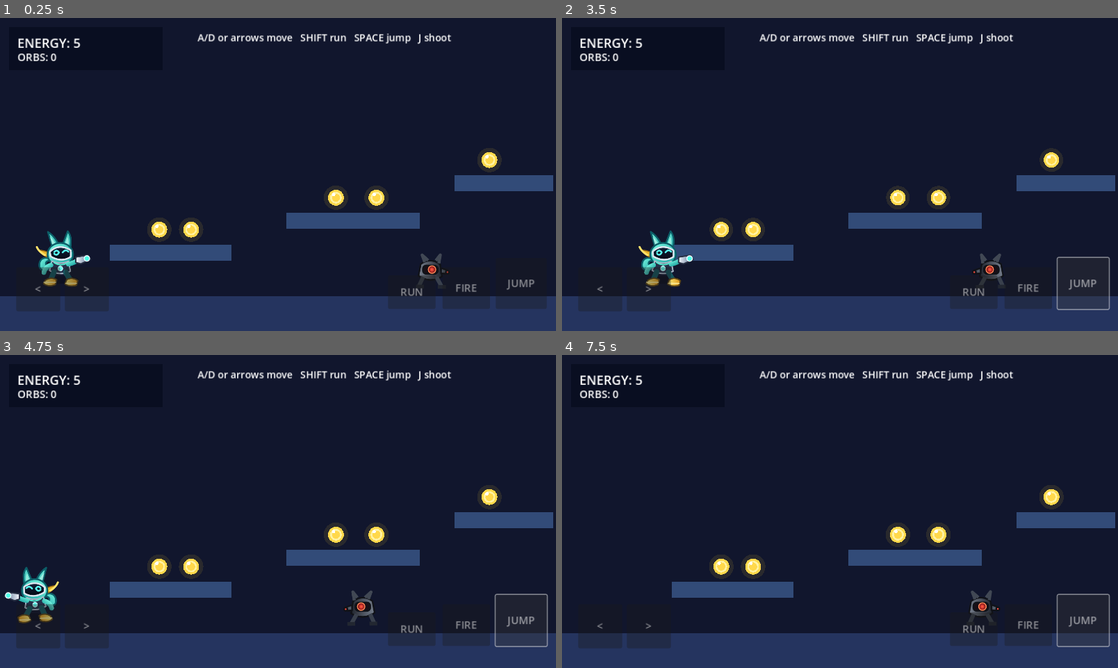
Above: before the commit, frames 1-4 (two rows, left to right).
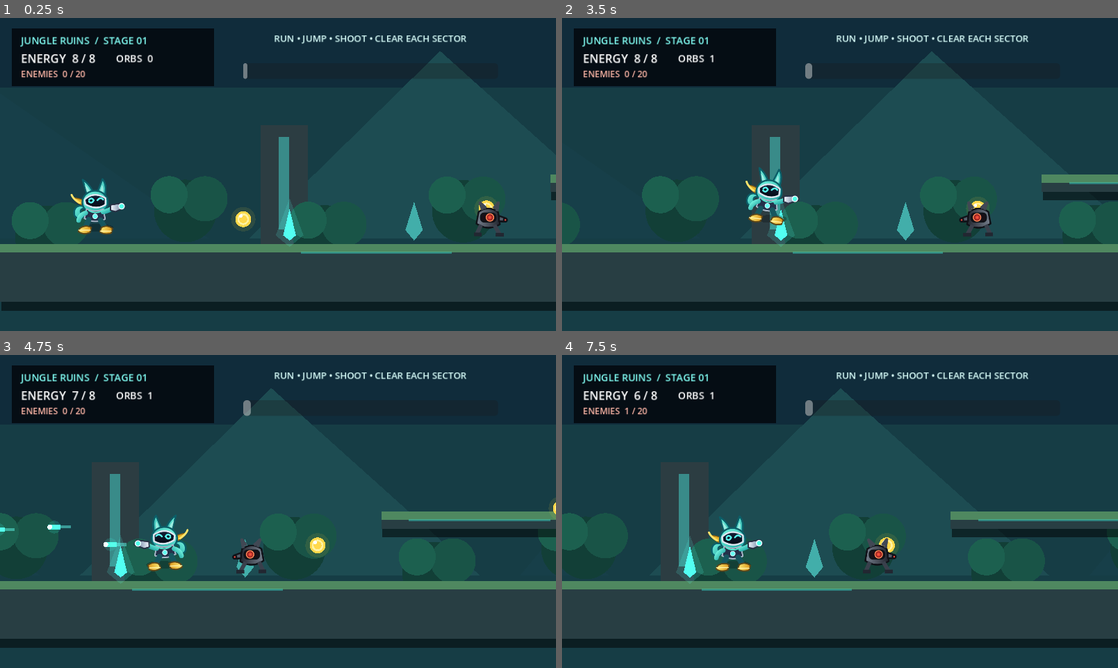
Above: after the commit, the same moments.

Repository: ilia55555/game-2D
Game: Godot game, scene res://scenes/main.tscn
The game is run twice, just before and just after one commit, with the same random seed, the same clock (stepped at 60 frames per second) and the same inputs.
Inputs (mouse positions are in pixels of both pictures, inside the frame that each line leads up to):
- Up to frame 1 (0.25 s): no input
- Up to frame 2 (3.5 s): click (973, 293) at 0.5 s, where only the run before the commit has a clickable "RUN"; click (1029, 287) at 1.25 s, where only the run before the commit has a clickable "FIRE"; click (1084, 284) at 2 s, where only the run before the commit has a clickable "JUMP"; hold D from 2.78 s (still down); hold Shift from 2.78 s (still down); tap Space at 3.02 s
- Up to frame 3 (4.75 s): release Shift at 3.53 s; tap J at 3.6 s; tap Space at 3.77 s; release D at 4.28 s; hold A from 4.28 s (still down); hold K from 4.28 s (still down)
- Up to frame 4 (7.5 s): release A at 5.03 s; release K at 5.03 s; hold D 5.03-6.53 s; tap Shift at 5.1 s; tap Space at 5.27, 6.02, 6.77 s; hold J 5.78-6.53 s; hold A 6.53-7.28 s; tap K at 6.6 s; hold D from 7.28 s (still down); hold Shift from 7.28 s (still down)

The runs differ from the first frame. In frame 1, 82% of the frame differs, in the area x 0-100%, y 2-100%; in frame 2, 81%; in frame 3, 81%; in frame 4, 81%.
Error before the commit: Invalid assignment of property or key 'text' with value of type 'String' on a base object of type 'Nil'. (res://scripts/main.gd:161)
Error after the commit: Parse Error: Cannot infer the type of "dx" variable because the value doesn't have a set type. (res://scripts/boss.gd:77)

Commit message:
ساخت کامل مرحله اول با ۲۰ دشمن و باس VARKON

Diff:
--- a/scripts/main.gd
+++ b/scripts/main.gd
@@ -1,54 +1,131 @@
 extends Node2D
 
-var player: Player
+const WORLD_WIDTH := 27600.0
+const FLOOR_Y := 680.0
+
+const PlayerScript = preload("res://scripts/player.gd")
+const EnemyScript = preload("res://scripts/enemy.gd")
+const BulletScript = preload("res://scripts/bullet.gd")
+const CoinScript = preload("res://scripts/coin.gd")
+const EnemyBulletScript = preload("res://scripts/enemy_bullet.gd")
+const BossScript = preload("res://scripts/boss.gd")
+const CheckpointScript = preload("res://scripts/checkpoint.gd")
+const HazardScript = preload("res://scripts/hazard.gd")
+const EnvironmentScript = preload("res://scripts/environment.gd")
+
+var player
+var boss
 var hud_health: Label
 var hud_coins: Label
+var hud_enemies: Label
 var info_label: Label
+var stage_progress: ProgressBar
+var boss_panel: ColorRect
+var boss_health_bar: ProgressBar
+var boss_health_label: Label
+var touch_buttons: Array[Button] = []
+
+var gates := {}
+var section_remaining := {0: 4, 1: 4, 2: 4, 3: 4, 4: 4}
+var total_small_enemies := 20
+var defeated_small_enemies := 0
+var boss_started := false
+var stage_complete := false
 
 func _ready() -> void:
-	RenderingServer.set_default_clear_color(Color("11162d"))
-	build_level()
+	RenderingServer.set_default_clear_color(Color("071722"))
+	build_environment()
+	build_stage_geometry()
+	build_decorations()
+	build_collectibles()
+	build_hazards_and_movement_tools()
+	build_gates_and_checkpoints()
+	build_enemies()
+	build_boss()
 	build_player()
 	build_camera()
 	build_hud()
-
-func build_level() -> void:
-	add_platform(Vector2(480, 510), Vector2(1100, 60), Color("25345f"))
-	add_platform(Vector2(295, 405), Vector2(210, 28), Color("324b78"))
-	add_platform(Vector2(610, 350), Vector2(230, 28), Color("324b78"))
-	add_platform(Vector2(870, 285), Vector2(170, 28), Color("324b78"))
-	add_platform(Vector2(1120, 420), Vector2(220, 28), Color("324b78"))
-	add_platform(Vector2(1430, 340), Vector2(250, 28), Color("324b78"))
-	add_platform(Vector2(1740, 450), Vector2(300, 60), Color("25345f"))
-
-	for p in [Vector2(275,365), Vector2(330,365), Vector2(580,310), Vector2(650,310), Vector2(845,245), Vector2(1130,380), Vector2(1400,300), Vector2(1470,300), Vector2(1760,410)]:
-		var coin := CoinPickup.new()
-		coin.position = p
-		add_child(coin)
-
-	for p in [Vector2(720,470), Vector2(1190,380), Vector2(1500,300)]:
-		var enemy := PatrolEnemy.new()
-		enemy.position = p
-		add_child(enemy)
-
-	var finish := Area2D.new()
-	finish.position = Vector2(1860, 390)
-	var finish_shape := CollisionShape2D.new()
-	var finish_rect := RectangleShape2D.new()
-	finish_rect.size = Vector2(48, 100)
-	finish_shape.shape = finish_rect
-	finish.add_child(finish_shape)
-	finish.collision_layer = 0
-	finish.collision_mask = 1
-	finish.body_entered.connect(_on_finish_body_entered)
-	add_child(finish)
-
-	var flag := Polygon2D.new()
-	flag.polygon = PackedVector2Array([Vector2(0,40), Vector2(5,40), Vector2(5,-50), Vector2(40,-35), Vector2(5,-20)])
-	flag.color = Color("ff5c8a")
-	finish.add_child(flag)
-
-func add_platform(center: Vector2, size: Vector2, color: Color) -> void:
+	build_boss_trigger()
+
+func _process(_delta: float) -> void:
+	if player != null and stage_progress != null:
+		stage_progress.value = clampf(player.global_position.x / WORLD_WIDTH * 100.0, 0.0, 100.0)
+
+func build_environment() -> void:
+	var backdrop = EnvironmentScript.new()
+	backdrop.setup(WORLD_WIDTH)
+	add_child(backdrop)
+
+func build_stage_geometry() -> void:
+	# بخش ۱: معرفی جنگل و حرکت پایه
+	add_floor(0, 1300)
+	add_floor(1360, 1900)
+	add_floor(1980, 2700)
+	add_floor(2790, 3600)
+	add_floor(3690, 4550)
+	add_floor(4630, 5240)
+	add_platform(Vector2(1120, 525), Vector2(340, 30))
+	add_platform(Vector2(2400, 500), Vector2(380, 30))
+	add_platform(Vector2(3440, 440), Vector2(340, 30))
+	add_platform(Vector2(4470, 520), Vector2(340, 30))
+
+	# بخش ۲: مسیر سرعت
+	add_floor(5260, 6150)
+	add_floor(6240, 7200)
+	add_floor(7320, 8200)
+	add_floor(8350, 9300)
+	add_floor(9430, 10520)
+	add_platform(Vector2(6660, 505), Vector2(420, 28))
+	add_platform(Vector2(7800, 455), Vector2(420, 28))
+	add_platform(Vector2(8970, 520), Vector2(450, 28))
+	add_platform(Vector2(10040, 470), Vector2(340, 28))
+
+	# بخش ۳: خرابه‌های عمودی
+	add_floor(10540, 11340)
+	add_floor(15180, 15840)
+	add_platform(Vector2(11520, 580), Vector2(390, 32))
+	add_platform(Vector2(12020, 500), Vector2(340, 32))
+	add_platform(Vector2(12510, 420), Vector2(340, 32))
+	add_platform(Vector2(13010, 335), Vector2(350, 32))
+	add_platform(Vector2(13520, 250), Vector2(360, 32))
+	add_platform(Vector2(14060, 335), Vector2(380, 32))
+	add_platform(Vector2(14540, 445), Vector2(360, 32))
+	add_platform(Vector2(14960, 560), Vector2(360, 32))
+
+	# بخش ۴: گانتلت جنگی
+	add_floor(15860, 16980, true)
+	add_floor(17060, 18100, true)
+	add_floor(18210, 19300, true)
+	add_floor(19400, 20440, true)
+	add_floor(20520, 21040, true)
+	add_platform(Vector2(16450, 500), Vector2(380, 30), true)
+	add_platform(Vector2(17540, 430), Vector2(440, 30), true)
+	add_platform(Vector2(18740, 520), Vector2(420, 30), true)
+	add_platform(Vector2(19900, 420), Vector2(420, 30), true)
+
+	# بخش ۵: نزدیک شدن به منطقه‌ی فاسد
+	add_floor(21060, 21900, true)
+	add_floor(22020, 22900, true)
+	add_floor(23030, 23730, true)
+	add_floor(23830, 24500, true)
+	add_platform(Vector2(21540, 485), Vector2(390, 30), true)
+	add_platform(Vector2(22510, 410), Vector2(420, 30), true)
+	add_platform(Vector2(23440, 485), Vector2(360, 30), true)
+	add_platform(Vector2(24120, 400), Vector2(300, 30), true)
+
+	# آرنای VARKON
+	add_floor(24520, 27600, true)
+	add_platform(Vector2(25300, 480), Vector2(320, 28), true)
+	add_platform(Vector2(26820, 470), Vector2(340, 28), true)
+
+func add_floor(start_x: float, end_x: float, corrupted: bool = false) -> void:
+	add_platform(
+		Vector2((start_x + end_x) * 0.5, FLOOR_Y),
+		Vector2(end_x - start_x, 100),
+		corrupted
+	)
+
+func add_platform(center: Vector2, size: Vector2, corrupted: bool = false) -> void:
 	var body := StaticBody2D.new()
 	body.position = center
 	body.collision_layer = 2
@@ -60,18 +137,330 @@
 	shape_node.shape = shape
 	body.add_child(shape_node)
 
+	var shadow := Polygon2D.new()
+	shadow.polygon = rectangle_points(size + Vector2(10, 12))
+	shadow.position = Vector2(7, 9)
+	shadow.color = Color(0.01, 0.02, 0.025, 0.55)
+	body.add_child(shadow)
+
+	var base := Polygon2D.new()
+	base.polygon = rectangle_points(size)
+	base.color = Color("302b31") if corrupted else Color("283e43")
+	body.add_child(base)
+
+	var top := Polygon2D.new()
+	top.polygon = rectangle_points(Vector2(size.x, mini(14.0, size.y)))
+	top.position = Vector2(0, -size.y * 0.5 + mini(7.0, size.y * 0.5))
+	top.color = Color("b24b35") if corrupted else Color("4f8860")
+	body.add_child(top)
+
+	var glow := Polygon2D.new()
+	glow.polygon = rectangle_points(Vector2(minf(size.x * 0.72, 260.0), 4))
+	glow.position = Vector2(0, -size.y * 0.5 + 15)
+	glow.color = Color(1.0, 0.24, 0.16, 0.42) if corrupted else Color(0.24, 1.0, 0.92, 0.35)
+	body.add_child(glow)
+
+	add_child(body)
+
+func rectangle_points(size: Vector2) -> PackedVector2Array:
+	return PackedVector2Array([
+		Vector2(-size.x * 0.5, -size.y * 0.5),
+		Vector2(size.x * 0.5, -size.y * 0.5),
+		Vector2(size.x * 0.5, size.y * 0.5),
+		Vector2(-size.x * 0.5, size.y * 0.5)
+	])
+
+func build_decorations() -> void:
+	for x in range(500, 18500, 1150):
+		add_crystal(Vector2(float(x), 615), Color("52fff1"))
+	for x in range(18800, 27400, 850):
+		add_crystal(Vector2(float(x), 615), Color("ff563e"))
+
+	add_ruin_pillar(Vector2(3250, 600), 230, false)
+	add_ruin_pillar(Vector2(8450, 600), 260, false)
+	add_ruin_pillar(Vector2(12950, 610), 390, false)
+	add_ruin_pillar(Vector2(14300, 610), 300, false)
+	add_ruin_pillar(Vector2(17850, 600), 270, true)
+	add_ruin_pillar(Vector2(21900, 600), 330, true)
+	add_ruin_pillar(Vector2(25800, 600), 420, true)
+	add_ruin_pillar(Vector2(27200, 600), 460, true)
+
+func add_crystal(pos: Vector2, color: Color) -> void:
+	var node := Node2D.new()
+	node.position = pos
+	var outer := Polygon2D.new()
+	outer.polygon = PackedVector2Array([
+		Vector2(-24, 0), Vector2(0, -64), Vector2(24, 0), Vector2(0, 20)
+	])
+	outer.color = Color(color, 0.16)
+	node.add_child(outer)
+	var core := Polygon2D.new()
+	core.polygon = PackedVector2Array([
+		Vector2(-11, 0), Vector2(0, -46), Vector2(11, 0), Vector2(0, 9)
+	])
+	core.color = color
+	node.add_child(core)
+	add_child(node)
+
+func add_ruin_pillar(pos: Vector2, height: float, corrupted: bool) -> void:
+	var node := Node2D.new()
+	node.position = pos
+	node.z_index = -2
+	var body := Polygon2D.new()
+	body.polygon = rectangle_points(Vector2(90, height))
+	body.position = Vector2(0, -height * 0.5)
+	body.color = Color("352e31") if corrupted else Color("344b4d")
+	node.add_child(body)
+	var rune := Polygon2D.new()
+	rune.polygon = rectangle_points(Vector2(12, height * 0.62))
+	rune.position = Vector2(0, -height * 0.5)
+	rune.color = Color(1.0, 0.22, 0.15, 0.55) if corrupted else Color(0.28, 1.0, 0.92, 0.52)
+	node.add_child(rune)
+	add_child(node)
+
+func build_collectibles() -> void:
+	# خط اصلی آیتم‌ها
+	for x in range(420, 10500, 420):
+		spawn_orb(Vector2(float(x), 535.0 - sin(float(x) * 0.012) * 55.0))
+	# مسیر عمودی
+	var vertical_orbs := [
+		Vector2(11480, 530), Vector2(12000, 445), Vector2(12490, 365),
+		Vector2(12990, 280), Vector2(13510, 195), Vector2(14040, 280),
+		Vector2(14520, 390), Vector2(14950, 505)
+	]
+	for pos in vertical_orbs:
+		spawn_orb(pos)
+	# نیمه‌ی فاسد
+	for x in range(16000, 24400, 480):
+		spawn_orb(Vector2(float(x), 520.0 - sin(float(x) * 0.009) * 70.0))
+
+func spawn_orb(pos: Vector2) -> void:
+	var orb = CoinScript.new()
+	orb.position = pos
+	add_child(orb)
+
+func build_hazards_and_movement_tools() -> void:
+	add_hazard(Vector2(1330, 648), Vector2(60, 34), false)
+	add_hazard(Vector2(2750, 648), Vector2(70, 34), false)
+	add_hazard(Vector2(7255, 648), Vector2(105, 34), false)
+	add_hazard(Vector2(8265, 648), Vector2(120, 34), false)
+	add_hazard(Vector2(18155, 648), Vector2(95, 34), true)
+	add_hazard(Vector2(19350, 648), Vector2(90, 34), true)
+	add_hazard(Vector2(21960, 648), Vector2(100, 34), true)
+	add_hazard(Vector2(22965, 648), Vector2(105, 34), true)
+	add_hazard(Vector2(23780, 648), Vector2(90, 34), true)
+
+	add_speed_pad(Vector2(5660, 620), 790.0)
+	add_speed_pad(Vector2(6420, 620), 820.0)
+	add_speed_pad(Vector2(7520, 620), 850.0)
+	add_speed_pad(Vector2(8620, 620), 870.0)
+	add_speed_pad(Vector2(9630, 620), 820.0)
+
+	add_spring(Vector2(11300, 615), 820.0)
+	add_spring(Vector2(11830, 548), 760.0)
+	add_spring(Vector2(13730, 285), 730.0)
+	add_spring(Vector2(15100, 615), 800.0)
+
+func add_hazard(pos: Vector2, size: Vector2, corrupted: bool) -> void:
+	var hazard = HazardScript.new()
+	hazard.configure(size, false, corrupted)
+	hazard.position = pos
+	add_child(hazard)
+
+func add_speed_pad(pos: Vector2, speed: float) -> void:
+	var area := Area2D.new()
+	area.position = pos
+	area.collision_layer = 0
+	area.collision_mask = 1
+	var shape_node := CollisionShape2D.new()
+	var shape := RectangleShape2D.new()
+	shape.size = Vector2(120, 28)
+	shape_node.shape = shape
+	area.add_child(shape_node)
 	var visual := Polygon2D.new()
 	visual.polygon = PackedVector2Array([
-		Vector2(-size.x/2,-size.y/2), Vector2(size.x/2,-size.y/2),
-		Vector2(size.x/2,size.y/2), Vector2(-size.x/2,size.y/2)
+		Vector2(-60, 12), Vector2(34, 12), Vector2(60, 0),
+		Vector2(34, -12), Vector2(-60, -12), Vector2(-34, 0)
 	])
-	visual.color = color
-	body.add_child(visual)
-	add_child(body)
+	visual.color = Color("4bfff0")
+	area.add_child(visual)
+	area.body_entered.connect(func(body: Node):
+		if body.has_method("boost_horizontal"):
+			body.call("boost_horizontal", speed, 1.0)
+	)
+	add_child(area)
+
+func add_spring(pos: Vector2, power: float) -> void:
+	var area := Area2D.new()
+	area.position = pos
+	area.collision_layer = 0
+	area.collision_mask = 1
+	var shape_node := CollisionShape2D.new()
+	var shape := RectangleShape2D.new()
+	shape.size = Vector2(72, 32)
+	shape_node.shape = shape
+	area.add_child(shape_node)
+	var visual := Polygon2D.new()
+	visual.polygon = PackedVector2Array([
+		Vector2(-34, 14), Vector2(-22, -13), Vector2(0, 4),
+		Vector2(22, -13), Vector2(34, 14)
+	])
+	visual.color = Color("ffd94f")
+	area.add_child(visual)
+	area.body_entered.connect(func(body: Node):
+		if body.has_method("spring"):
+			body.call("spring", power)
+	)
+	add_child(area)
+
+func build_gates_and_checkpoints() -> void:
+	add_energy_gate(5200, 0, false)
+	add_energy_gate(10500, 1, false)
+	add_energy_gate(15820, 2, false)
+	add_energy_gate(21020, 3, true)
+	add_energy_gate(24480, 4, true)
+
+	add_checkpoint(Vector2(5350, 610), 1)
+	add_checkpoint(Vector2(10640, 610), 2)
+	add_checkpoint(Vector2(15970, 610), 3)
+	add_checkpoint(Vector2(21160, 610), 4)
+	add_checkpoint(Vector2(24620, 610), 5)
+
+func add_energy_gate(x: float, section: int, corrupted: bool) -> void:
+	var gate := StaticBody2D.new()
+	gate.position = Vector2(x, 385)
+	gate.collision_layer = 2
+	gate.collision_mask = 1
+
+	var shape_node := CollisionShape2D.new()
+	var shape := RectangleShape2D.new()
+	shape.size = Vector2(34, 490)
+	shape_node.shape = shape
+	gate.add_child(shape_node)
+
+	var outer := Polygon2D.new()
+	outer.polygon = rectangle_points(Vector2(44, 500))
+	outer.color = Color(1.0, 0.15, 0.10, 0.18) if corrupted else Color(0.25, 1.0, 0.94, 0.18)
+	gate.add_child(outer)
+	var beam := Polygon2D.new()
+	beam.polygon = rectangle_points(Vector2(12, 480))
+	beam.color = Color("ff4938") if corrupted else Color("52fff1")
+	gate.add_child(beam)
+
+	gates[section] = gate
+	add_child(gate)
+
+func add_checkpoint(pos: Vector2, index: int) -> void:
+	var checkpoint = CheckpointScript.new()
+	checkpoint.position = pos
+	checkpoint.checkpoint_index = index
+	add_child(checkpoint)
+
+func build_enemies() -> void:
+	var configs := [
+		[Vector2(820, 595), "ground", 0],
+		[Vector2(1570, 440), "fly", 0],
+		[Vector2(3100, 595), "ground", 0],
+		[Vector2(4470, 430), "fly", 0],
+
+		[Vector2(5900, 595), "ground", 1],
+		[Vector2(6820, 420), "fly", 1],
+		[Vector2(7900, 595), "ground", 1],
+		[Vector2(9680, 415), "fly", 1],
+
+		[Vector2(11020, 595), "ground", 2],
+		[Vector2(12250, 350), "fly", 2],
+		[Vector2(13520, 200), "ground", 2],
+		[Vector2(14780, 390), "fly", 2],
+
+		[Vector2(16350, 595), "ground", 3],
+		[Vector2(17550, 365), "fly", 3],
+		[Vector2(18800, 595), "ground", 3],
+		[Vector2(20120, 360), "fly", 3],
+
+		[Vector2(21460, 595), "ground", 4],
+		[Vector2(22480, 355), "fly", 4],
+		[Vector2(23340, 595), "ground", 4],
+		[Vector2(24080, 345), "fly", 4]
+	]
+
+	assert(configs.size() == 20)
+
+	for i in range(configs.size()):
+		var data: Array = configs[i]
+		var enemy = EnemyScript.new()
+		enemy.position = data[0]
+		enemy.configure(data[1], int(data[2]), i + 1)
+		enemy.defeated.connect(_on_small_enemy_defeated)
+		add_child(enemy)
+
+func _on_small_enemy_defeated(section: int) -> void:
+	defeated_small_enemies += 1
+	section_remaining[section] = maxi(0, int(section_remaining[section]) - 1)
+	if hud_enemies:
+		hud_enemies.text = "ENEMIES  %d / 20" % defeated_small_enemies
+	if int(section_remaining[section]) == 0:
+		open_gate(section)
+
+func open_gate(section: int) -> void:
+	if not gates.has(section):
+		return
+	var gate: Node = gates[section]
+	gates.erase(section)
+	if gate == null:
+		return
+	var tween := create_tween()
+	tween.set_parallel(true)
+	tween.tween_property(gate, "modulate:a", 0.0, 0.42)
+	tween.tween_property(gate, "scale:y", 0.05, 0.42)
+	tween.chain().tween_callback(gate.queue_free)
+	if info_label:
+		info_label.text = "SECTOR CLEARED  •  GATE OPEN"
+
+func build_boss() -> void:
+	boss = BossScript.new()
+	boss.position = Vector2(26550, 535)
+	boss.health_changed.connect(_on_boss_health_changed)
+	boss.defeated.connect(_on_boss_defeated)
+	add_child(boss)
+
+func build_boss_trigger() -> void:
+	var trigger := Area2D.new()
+	trigger.position = Vector2(24920, 390)
+	trigger.collision_layer = 0
+	trigger.collision_mask = 1
+	var shape_node := CollisionShape2D.new()
+	var shape := RectangleShape2D.new()
+	shape.size = Vector2(220, 520)
+	shape_node.shape = shape
+	trigger.add_child(shape_node)
+	trigger.body_entered.connect(_on_boss_trigger_entered)
+	add_child(trigger)
+
+func _on_boss_trigger_entered(body: Node) -> void:
+	if boss_started or body != player:
+		return
+	boss_started = true
+	boss.activate()
+	boss_panel.visible = true
+	info_label.text = "VARKON  •  FINAL GUARDIAN"
+
+func _on_boss_health_changed(current: int, maximum: int) -> void:
+	if boss_health_bar:
+		boss_health_bar.value = float(current) / float(maximum) * 100.0
+	if boss_health_label:
+		boss_health_label.text = "VARKON  %d / %d" % [current, maximum]
+
+func _on_boss_defeated() -> void:
+	stage_complete = true
+	if boss_panel:
+		boss_panel.visible = false
+	info_label.text = "VARKON DEFEATED  •  STAGE COMPLETE"
+	show_stage_complete()
 
 func build_player() -> void:
-	player = Player.new()
-	player.position = Vector2(110, 450)
+	player = PlayerScript.new()
+	player.position = Vector2(170, 585)
 	player.bullet_scene_owner = self
 	player.health_changed.connect(_on_health_changed)
 	player.coins_changed.connect(_on_coins_changed)
@@ -79,90 +468,175 @@
 
 func build_camera() -> void:
 	var camera := Camera2D.new()
-	camera.position = Vector2(120, -30)
+	camera.position = Vector2(170, -35)
 	camera.position_smoothing_enabled = true
-	camera.position_smoothing_speed = 7.0
+	camera.position_smoothing_speed = 8.5
 	camera.limit_left = 0
-	camera.limit_right = 1980
-	camera.limit_top = 0
-	camera.limit_bottom = 540
+	camera.limit_right = int(WORLD_WIDTH)
+	camera.limit_top = -60
+	camera.limit_bottom = 780
 	player.add_child(camera)
 	camera.make_current()
+
+func spawn_bullet(pos: Vector2, dir: float) -> void:
+	var bullet = BulletScript.new()
+	bullet.global_position = pos
+	bullet.direction = dir
+	add_child(bullet)
+
+func spawn_enemy_bullet(pos: Vector2, dir: Vector2, speed: float = 320.0) -> void:
+	var projectile = EnemyBulletScript.new()
+	projectile.global_position = pos
+	projectile.velocity = dir.normalized() * speed
+	add_child(projectile)
 
 func build_hud() -> void:
 	var layer := CanvasLayer.new()
 	add_child(layer)
 
-	var panel := ColorRect.new()
-	panel.position = Vector2(16, 16)
-	panel.size = Vector2(265, 74)
-	panel.color = Color(0.03, 0.05, 0.12, 0.80)
-	layer.add_child(panel)
+	var top_panel := ColorRect.new()
+	top_panel.position = Vector2(20, 18)
+	top_panel.size = Vector2(350, 100)
+	top_panel.color = Color(0.015, 0.035, 0.06, 0.88)
+	layer.add_child(top_panel)
+
+	var title := Label.new()
+	title.position = Vector2(36, 27)
+	title.text = "JUNGLE RUINS  /  STAGE 01"
+	title.add_theme_font_size_override("font_size", 17)
+	title.modulate = Color("82fff5")
+	layer.add_child(title)
 
 	hud_health = Label.new()
-	hud_health.position = Vector2(30, 27)
-	hud_health.add_theme_font_size_override("font_size", 22)
-	hud_health.text = "ENERGY: 5"
+	hud_health.position = Vector2(36, 55)
+	hud_health.text = "ENERGY  8 / 8"
+	hud_health.add_theme_font_size_override("font_size", 20)
 	layer.add_child(hud_health)
 
 	hud_coins = Label.new()
-	hud_coins.position = Vector2(30, 55)
-	hud_coins.add_theme_font_size_override("font_size", 18)
-	hud_coins.text = "ORBS: 0"
+	hud_coins.position = Vector2(200, 58)
+	hud_coins.text = "ORBS  0"
+	hud_coins.add_theme_font_size_override("font_size", 17)
 	layer.add_child(hud_coins)
 
+	hud_enemies = Label.new()
+	hud_enemies.position = Vector2(36, 86)
+	hud_enemies.text = "ENEMIES  0 / 20"
+	hud_enemies.add_theme_font_size_override("font_size", 15)
+	hud_enemies.modulate = Color("ffb7a7")
+	layer.add_child(hud_enemies)
+
 	info_label = Label.new()
-	info_label.position = Vector2(310, 22)
-	info_label.size = Vector2(500, 70)
+	info_label.position = Vector2(420, 24)
+	info_label.size = Vector2(440, 44)
 	info_label.horizontal_alignment = HORIZONTAL_ALIGNMENT_CENTER
-	info_label.add_theme_font_size_override("font_size", 17)
-	info_label.text = "A/D or arrows move   SHIFT run   SPACE jump   J shoot"
+	info_label.text = "RUN • JUMP • SHOOT • CLEAR EACH SECTOR"
+	info_label.add_theme_font_size_override("font_size", 16)
+	info_label.modulate = Color("d9fffb")
 	layer.add_child(info_label)
 
+	stage_progress = ProgressBar.new()
+	stage_progress.position = Vector2(420, 78)
+	stage_progress.size = Vector2(440, 14)
+	stage_progress.min_value = 0
+	stage_progress.max_value = 100
+	stage_progress.show_percentage = false
+	layer.add_child(stage_progress)
+
+	boss_panel = ColorRect.new()
+	boss_panel.position = Vector2(330, 620)
+	boss_panel.size = Vector2(620, 70)
+	boss_panel.color = Color(0.08, 0.01, 0.015, 0.92)
+	boss_panel.visible = false
+	layer.add_child(boss_panel)
+
+	boss_health_label = Label.new()
+	boss_health_label.position = Vector2(350, 628)
+	boss_health_label.size = Vector2(580, 24)
+	boss_health_label.horizontal_alignment = HORIZONTAL_ALIGNMENT_CENTER
+	boss_health_label.text = "VARKON"
+	boss_health_label.add_theme_font_size_override("font_size", 17)
+	boss_health_label.modulate = Color("ff8d72")
+	layer.add_child(boss_health_label)
+	boss_health_label.visible = false
+
+	boss_health_bar = ProgressBar.new()
+	boss_health_bar.position = Vector2(355, 658)
+	boss_health_bar.size = Vector2(570, 18)
+	boss_health_bar.min_value = 0
+	boss_health_bar.max_value = 100
+	boss_health_bar.value = 100
+	boss_health_bar.show_percentage = false
+	layer.add_child(boss_health_bar)
+	boss_health_bar.visible = false
+
+	boss_panel.visibility_changed.connect(func():
+		boss_health_label.visible = boss_panel.visible
+		boss_health_bar.visible = boss_panel.visible
+	)
+
 	build_touch_controls(layer)
 
 func build_touch_controls(layer: CanvasLayer) -> void:
-	var left := make_touch_button("<", Vector2(28, 430), Vector2(76, 76))
-	var right := make_touch_button(">", Vector2(112, 430), Vector2(76, 76))
-	var run := make_touch_button("RUN", Vector2(670, 444), Vector2(82, 58))
-	var shoot := make_touch_button("FIRE", Vector2(764, 430), Vector2(82, 72))
-	var jump := make_touch_button("JUMP", Vector2(856, 414), Vector2(88, 88))
-	layer.add_child(left)
-	layer.add_child(right)
-	layer.add_child(run)
-	layer.add_child(shoot)
-	layer.add_child(jump)
+	var left := make_touch_button("<", Vector2(30, 610), Vector2(78, 78))
+	var right := make_touch_button(">", Vector2(118, 610), Vector2(78, 78))
+	var run := make_touch_button("RUN", Vector2(960, 625), Vector2(84, 60))
+	var shoot := make_touch_button("FIRE", Vector2(1054, 610), Vector2(88, 78))
+	var jump := make_touch_button("JUMP", Vector2(1152, 594), Vector2(96, 94))
+	for b in [left, right, run, shoot, jump]:
+		layer.add_child(b)
+		touch_buttons.append(b)
 	bind_touch(left, "left")
 	bind_touch(right, "right")
 	bind_touch(run, "run")
 	bind_touch(shoot, "shoot")
 	bind_touch(jump, "jump")
 
+	var show_touch := DisplayServer.is_touchscreen_available()
+	for button in touch_buttons:
+		button.visible = show_touch
+
 func make_touch_button(text: String, pos: Vector2, size: Vector2) -> Button:
-	var b := Button.new()
-	b.text = text
-	b.position = pos
-	b.size = size
-	b.modulate = Color(1,1,1,0.58)
-	b.add_theme_font_size_override("font_size", 18)
-	return b
+	var button := Button.new()
+	button.text = text
+	button.position = pos
+	button.size = size
+	button.modulate = Color(1, 1, 1, 0.62)
+	button.add_theme_font_size_override("font_size", 18)
+	return button
 
 func bind_touch(button: Button, action: String) -> void:
 	button.button_down.connect(func(): player.set_touch_state(action, true))
 	button.button_up.connect(func(): player.set_touch_state(action, false))
 
-func spawn_bullet(pos: Vector2, dir: float) -> void:
-	var bullet := Bullet.new()
-	bullet.global_position = pos
-	bullet.direction = dir
-	add_child(bullet)
-
 func _on_health_changed(value: int) -> void:
-	hud_health.text = "ENERGY: %d" % value
+	if hud_health:
+		hud_health.text = "ENERGY  %d / 8" % value
 
 func _on_coins_changed(value: int) -> void:
-	hud_coins.text = "ORBS: %d" % value
-
-func _on_finish_body_entered(body: Node) -> void:
-	if body == player:
-		info_label.text = "PROTOTYPE COMPLETE - movement, combat, pickups and mobile controls work."
+	if hud_coins:
+		hud_coins.text = "ORBS  %d" % value
+
+func show_stage_complete() -> void:
+	var layer := CanvasLayer.new()
+	layer.layer = 20
+	add_child(layer)
+	var shade := ColorRect.new()
+	shade.position = Vector2(0, 0)
+	shade.size = Vector2(1280, 720)
+	shade.color = Color(0.01, 0.05, 0.07, 0.72)
+	layer.add_child(shade)
+	var panel := ColorRect.new()
+	panel.position = Vector2(310, 250)
+	panel.size = Vector2(660, 210)
+	panel.color = Color(0.02, 0.10, 0.12, 0.96)
+	layer.add_child(panel)
+	var label := Label.new()
+	label.position = Vector2(330, 285)
+	label.size = Vector2(620, 140)
+	label.horizontal_alignment = HORIZONTAL_ALIGNMENT_CENTER
+	label.vertical_alignment = VERTICAL_ALIGNMENT_CENTER
+	label.text = "STAGE COMPLETE\nVARKON DEFEATED\n\nORBS: %d   •   ENEMIES: %d / 20" % [player.coins, defeated_small_enemies]
+	label.add_theme_font_size_override("font_size", 28)
+	label.modulate = Color("7ffff1")
+	layer.add_child(label)
